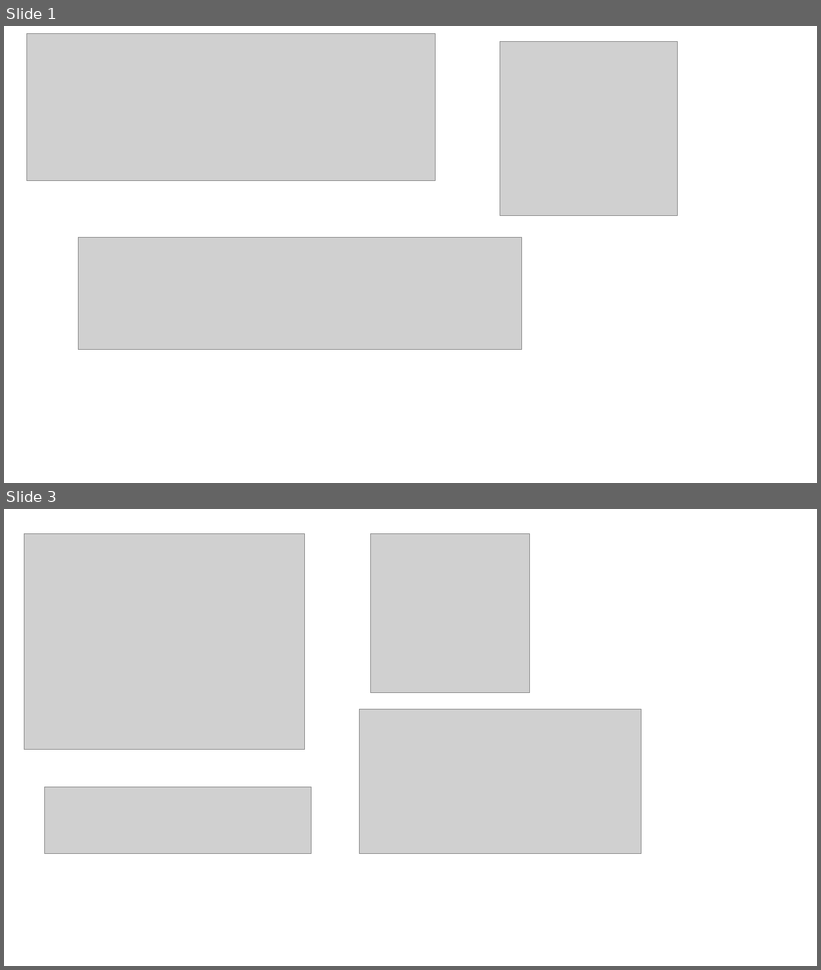
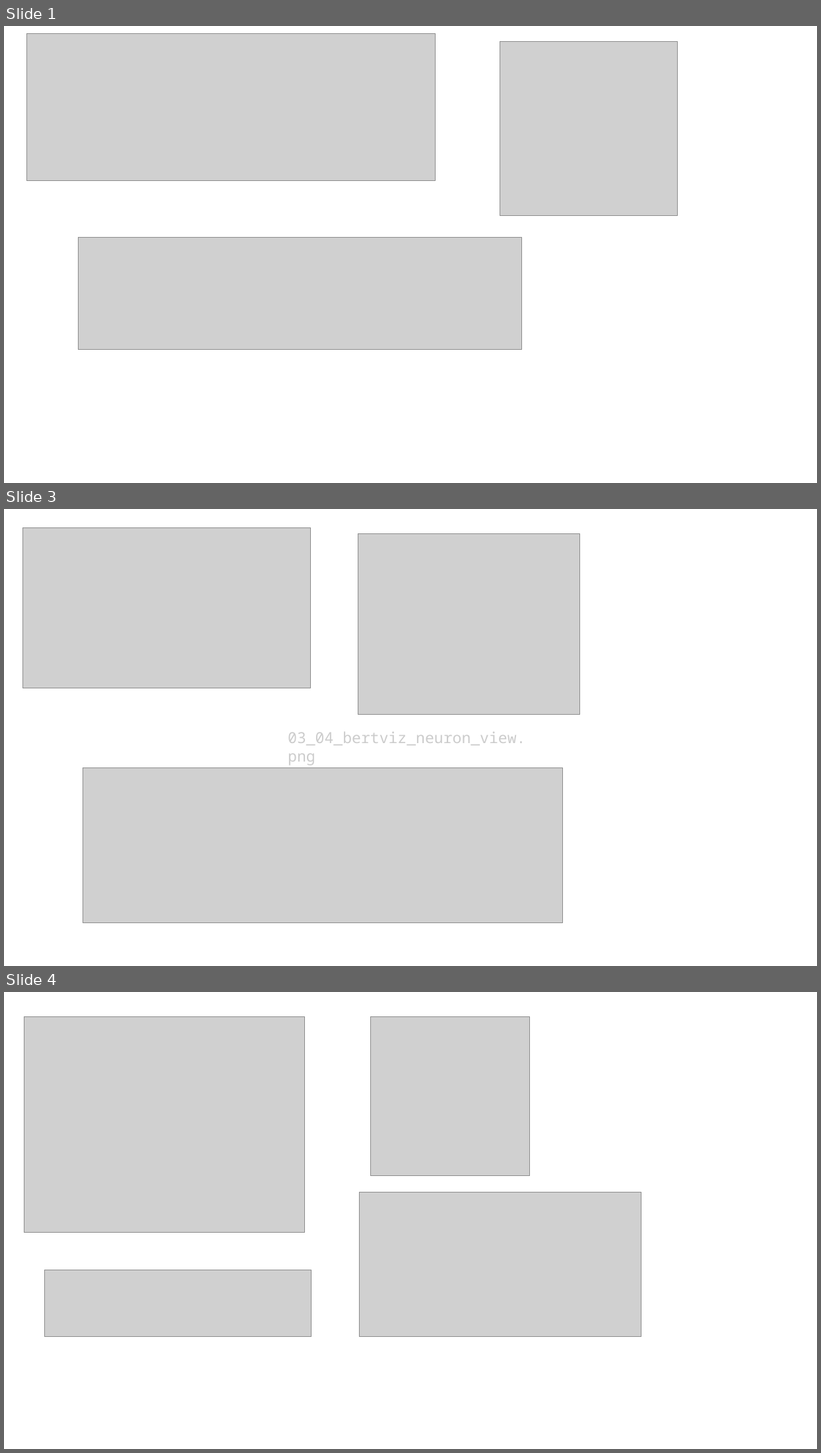
Before and after one commit to redinbluesky/nlp-with-transformers, a slide deck: image/이미지 생성용.pptx. Shown one above the other, each under a label of ours: slides 1 and 3 before the commit, slides 1, 3 and 4 after it; the slides between them are not shown. The pictures are 821x970 and 821x1453 pixels, drawn with LibreOffice and Linux fonts; fonts in the diff are those of the drawing; grey boxes stand for pictures. Boxes give left, top, right and bottom in pixels: in the first picture for what was removed or moved away, otherwise in the second. Text is boxed around its words. In the diff, an @@ line names an element or a change of style, - is before the commit and + after.

```diff
--- a/image/이미지 생성용.pptx
+++ b/image/이미지 생성용.pptx
@@ slide 3 added at (4,509,817,966), background #FFFFFF @@
@@ picture added at (23,527,311,688) @@
@@ picture added at (358,534,580,714) @@
@@ text added at (288,732,525,765), 18 pt, text #CCCCCC @@
+03_04_bertviz_neuron_view.png
@@ picture added at (83,768,564,923) @@
@@ what was slide 3 is now slide 4 @@
```
Also in this commit, not shown: 1 other slide added, 1 slide removed, 4 other files.
